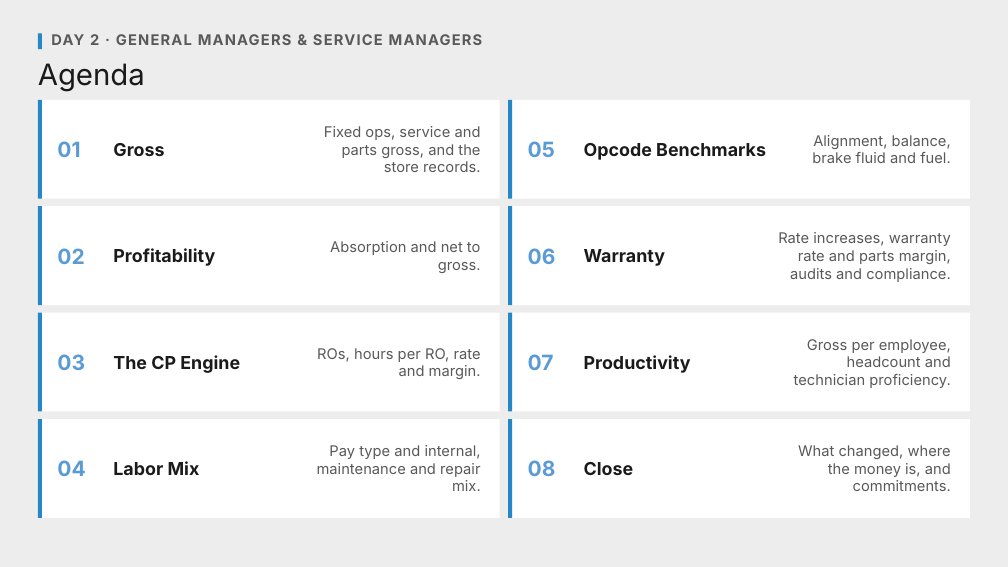
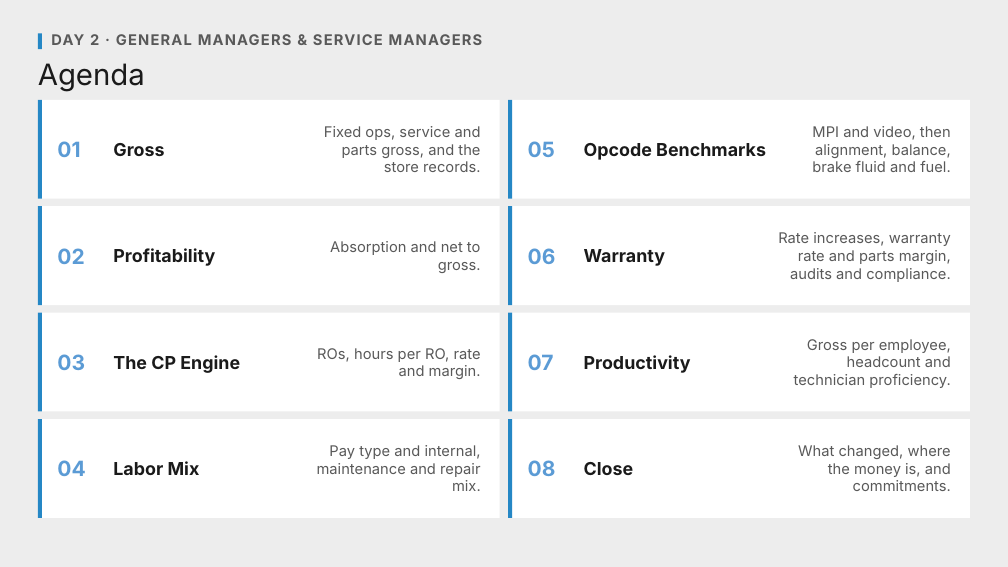
Before and after one commit to Ndresner/Noah, a slide deck: slide 2 of day2-deck/decks/Fixed Ops - Day 2 Example Test Deck.pptx. Drawn at 1008x567 pixels with LibreOffice and Linux fonts; fonts in the diff are those of the drawing. Boxes give left, top, right and bottom in pixels: in the first picture for what was removed or moved away, otherwise in the second. Text is boxed around its words. In the diff, an @@ line names an element or a change of style, - is before the commit and + after.

```diff
--- a/day2-deck/decks/Fixed Ops - Day 2 Example Test Deck.pptx
+++ b/day2-deck/decks/Fixed Ops - Day 2 Example Test Deck.pptx
@@ text at [812, 126, 951, 172]: text changed @@
-Alignment, balance, brake fluid and fuel.
+MPI and video, then alignment, balance, brake fluid and fuel.
```
Also in this commit, not shown: 2 other slides changed, 3 slides added, 8 other files.
